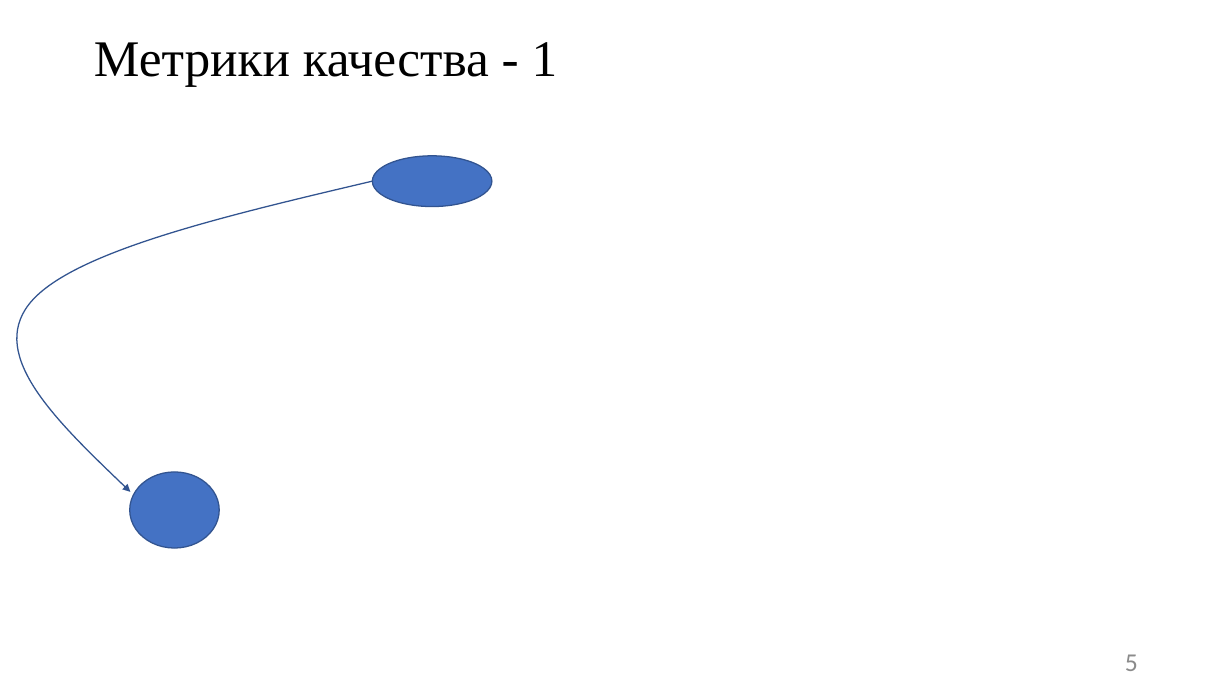
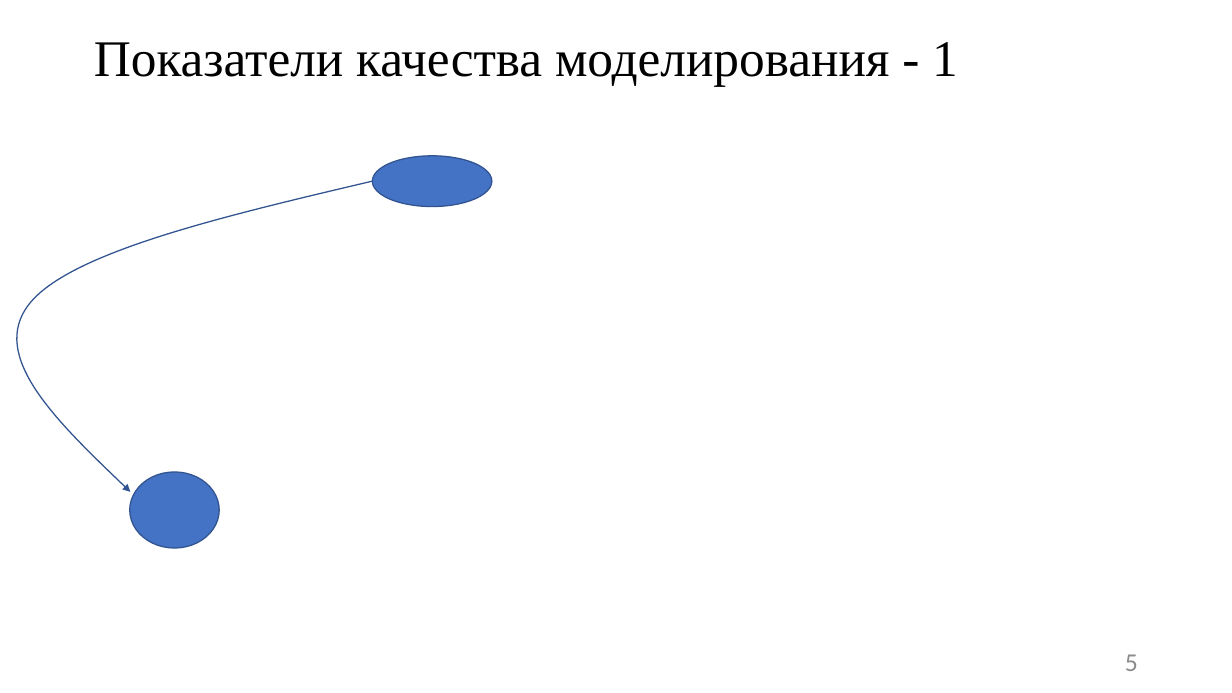
Before and after one commit to JacKira/MastersDegree, a slide deck: slide 5 of Отчет_4_сем/Презентация Фейзуллин 201.pptx. Drawn at 1232x693 pixels with LibreOffice and Linux fonts; fonts in the diff are those of the drawing; grey boxes stand for pictures. Boxes give left, top, right and bottom in pixels: in the first picture for what was removed or moved away, otherwise in the second. Text is boxed around its words. In the diff, an @@ line names an element or a change of style, - is before the commit and + after.

```diff
--- a/Отчет_4_сем/Презентация Фейзуллин 201.pptx
+++ b/Отчет_4_сем/Презентация Фейзуллин 201.pptx
@@ title at bbox=[94, 42, 958, 87]: text changed @@
-Метрики качества - 1
+Показатели качества моделирования - 1
```
Also in this commit, not shown: 4 other slides changed, 3 slides added, 1 slide removed, 3 other files.
